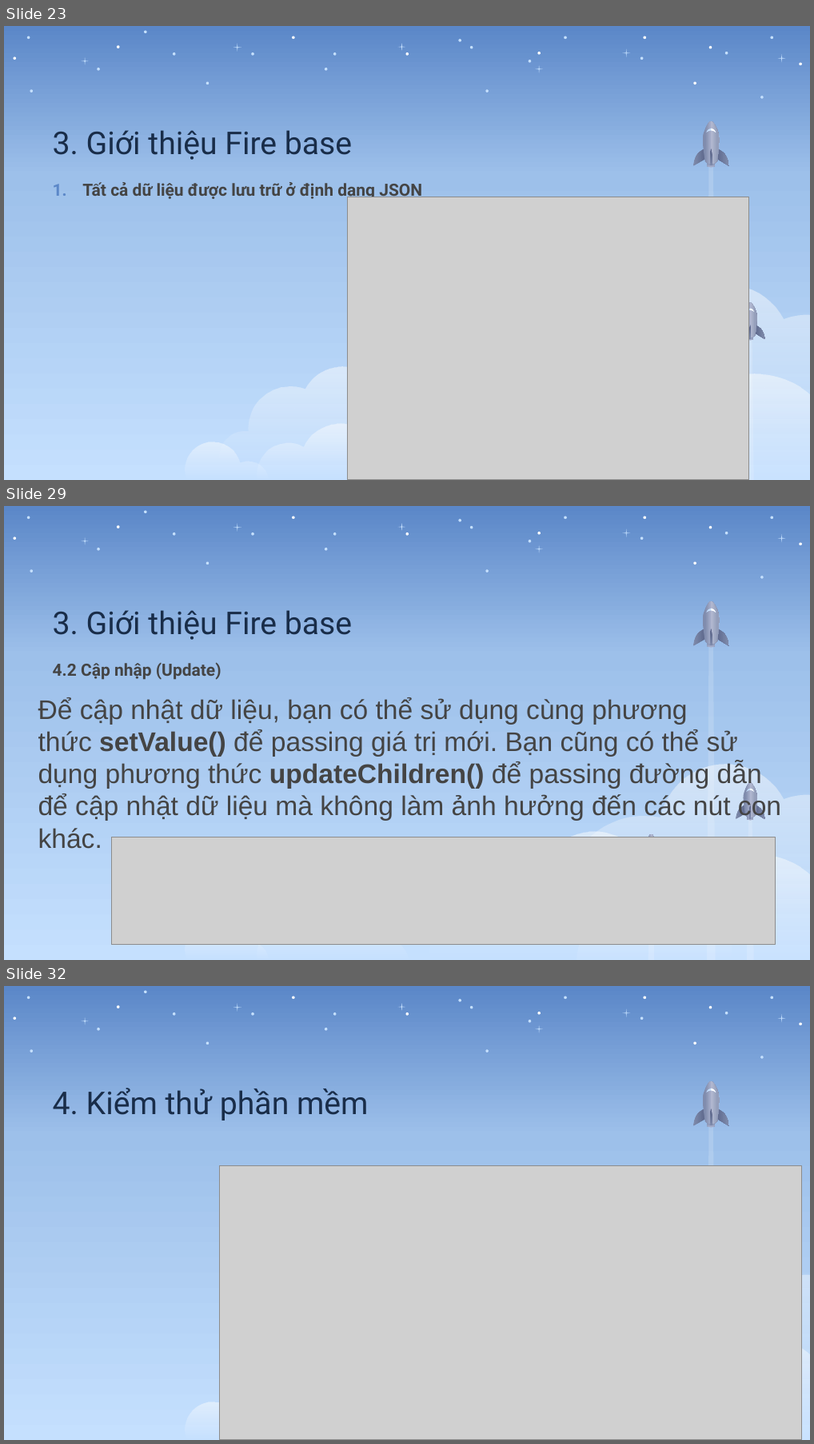
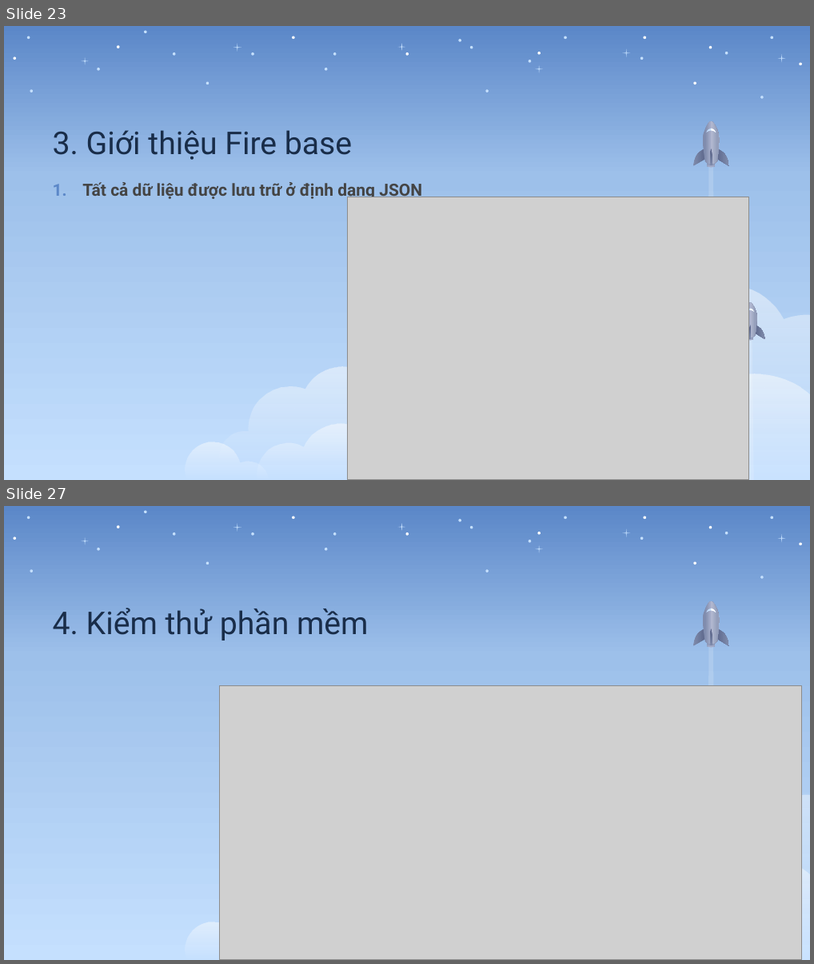
Before and after one commit to CANSA-team/Android2, a slide deck: Report_Android (1).pptx. Shown one above the other, each under a label of ours: slides 23, 29 and 32 before the commit, slides 23 and 27 after it; the slides between them are not shown. The pictures are 814x1444 and 814x964 pixels, drawn with LibreOffice and Linux fonts; fonts in the diff are those of the drawing; grey boxes stand for pictures. Boxes give left, top, right and bottom in pixels: in the first picture for what was removed or moved away, otherwise in the second. Text is boxed around its words. In the diff, an @@ line names an element or a change of style, - is before the commit and + after.

```diff
--- a/Report_Android (1).pptx
+++ b/Report_Android (1).pptx
@@ slide 29 removed at (x1=4, y1=506, x2=810, y2=960), background gradient #5B87C8 to #9DC0EA to #C5E0FE; not listed: 58 template elements that a slide beside it also shows @@
@@ title removed at (x1=53, y1=610, x2=352, y2=640) @@
-3. Giới thiệu Fire base
@@ text removed at (x1=53, y1=662, x2=222, y2=680) @@
-4.2 Cập nhập (Update)
@@ text removed at (x1=38, y1=697, x2=782, y2=848) @@
-Để cập nhật dữ liệu, bạn có thể sử dụng cùng phương thức setValue() để passing giá trị mới. Bạn cũng có thể sử dụng phương thức updateChildren() để passing đường dẫn để cập nhật dữ liệu mà không làm ảnh hưởng đến các nút con khác.
@@ picture removed at (x1=112, y1=836, x2=776, y2=944) @@
@@ freeform shape removed at (x1=646, y1=834, x2=658, y2=864) @@
@@ freeform shape removed at (x1=651, y1=834, x2=657, y2=864) @@
@@ freeform shape removed at (x1=471, y1=903, x2=599, y2=946) @@
@@ what was slide 32 is now slide 27 @@
```
Also in this commit, not shown: 3 slides changed, 4 other slides removed, 2 other files.
